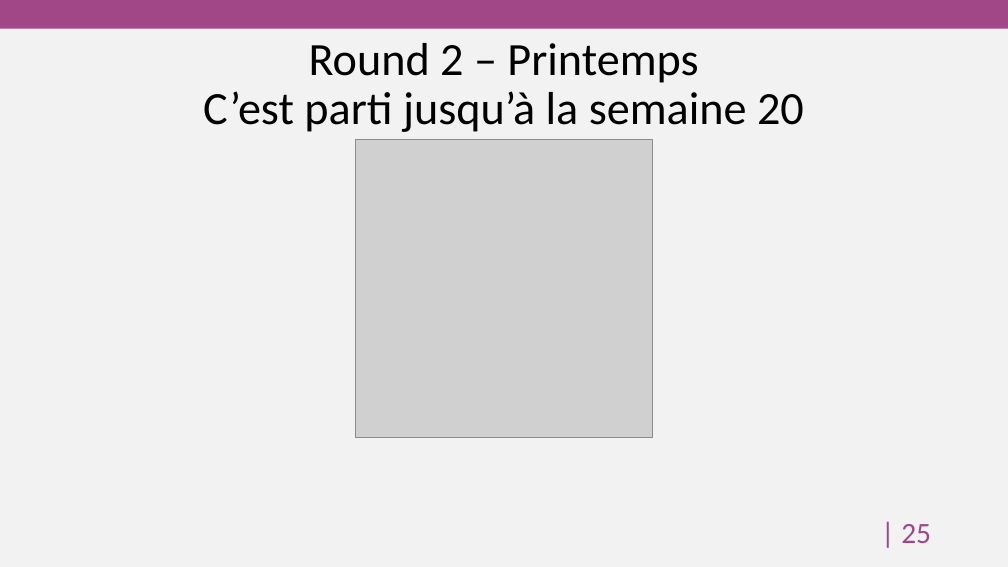
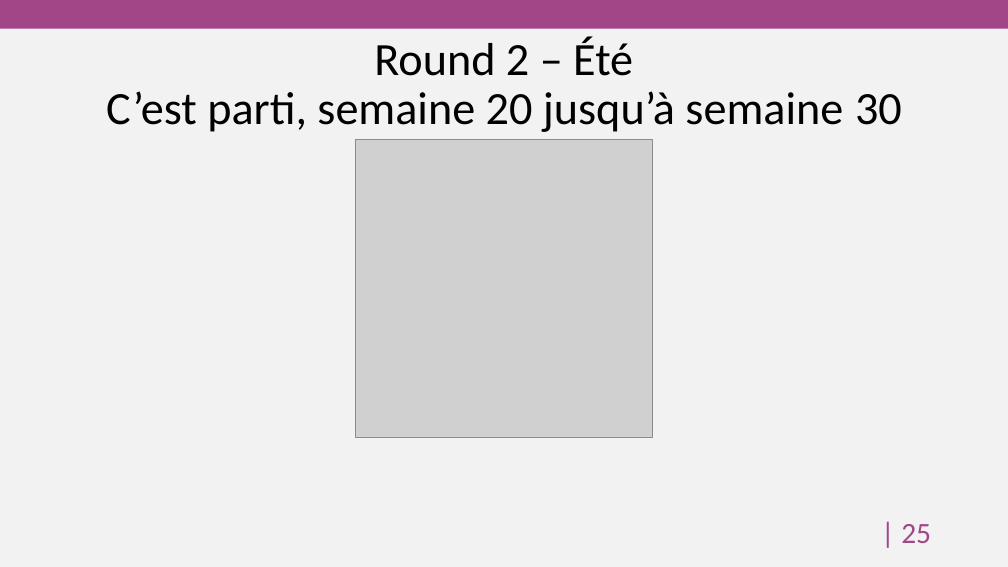
Before and after one commit to HEG-Arc/odoosim, a slide deck: slide 26 of Livrables/Brewery and Co.pptx. Drawn at 1008x567 pixels with LibreOffice and Linux fonts; fonts in the diff are those of the drawing; grey boxes stand for pictures; background and template pictures are left out. Boxes give left, top, right and bottom in pixels: in the first picture for what was removed or moved away, otherwise in the second. Text is boxed around its words. In the diff, an @@ line names an element or a change of style, - is before the commit and + after.

```diff
--- a/Livrables/Brewery and Co.pptx
+++ b/Livrables/Brewery and Co.pptx
@@ title at bbox=[106, 36, 902, 132]: text changed @@
-Round 2 – Printemps
-C’est parti jusqu’à la semaine 20
+Round 2 – Été
+C’est parti, semaine 20 jusqu’à semaine 30
```
Also in this commit, not shown: 3 other slides changed, 1 other file.
